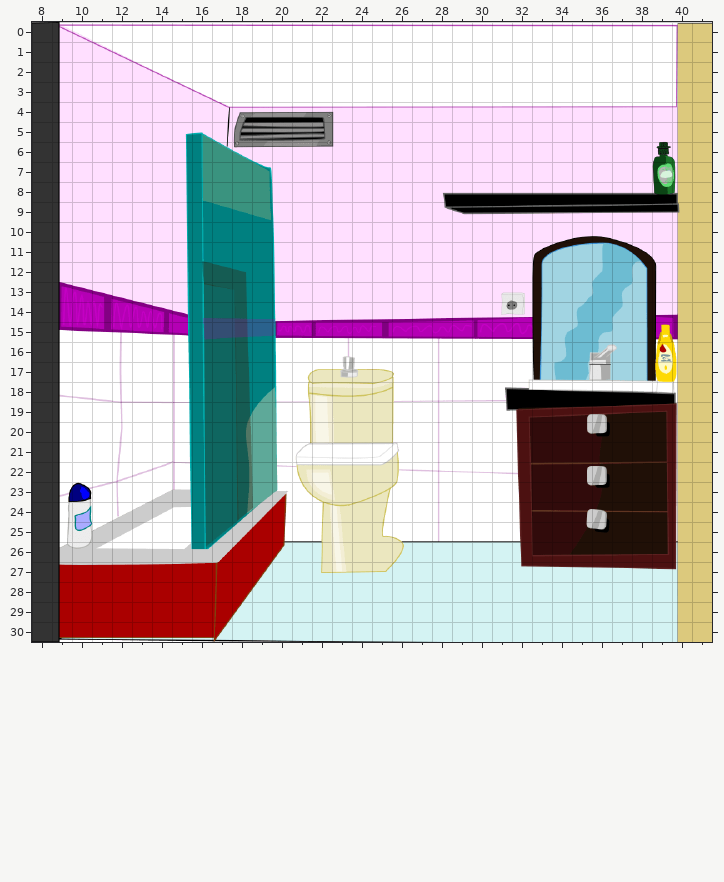
One commit to this Tiled map: data/escena_06/escena_06.tmx. The first picture shows the starting point.
Cells are 32x32 px. Shown: x 8..41, y 0..30.
After the commit:
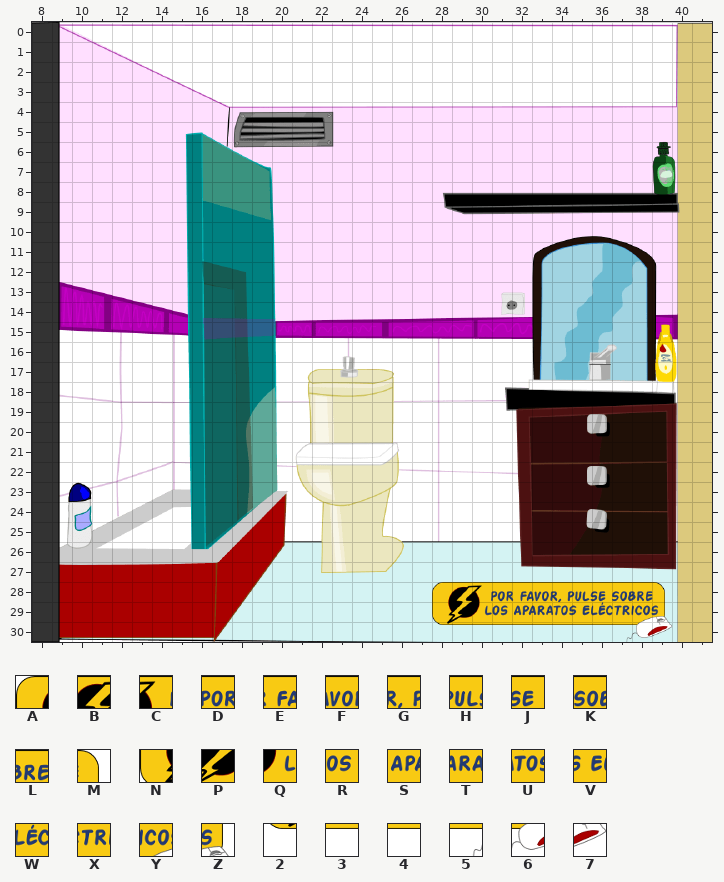
Key: from "mensaje": A 0, B 1, C 2, D 3, E 4, F 5, G 6, H 7, J 8, K 9, L 10, M 11, N 12, P 13, Q 14, R 15, S 16, T 17, U 18, V 19, W 20, X 21, Y 22, Z 23, 2 24, 3 25, 4 26, 5 33, 6 34, 7 35.
_ is an empty cell.
The author wrote: terminandpo escenas
Change:
Layer "foreground":
y 28: x 28..39 ____________ -> ABCDEFGHJKLM
y 29: x 28..39 ____________ -> NPQRSTUVWXYZ
y 30: x 28..39 ____________ -> 234444444567
Changed places in both pictures, as pixel boxes (x1, y1, x2, y2):
added: (432, 582, 672, 642)
